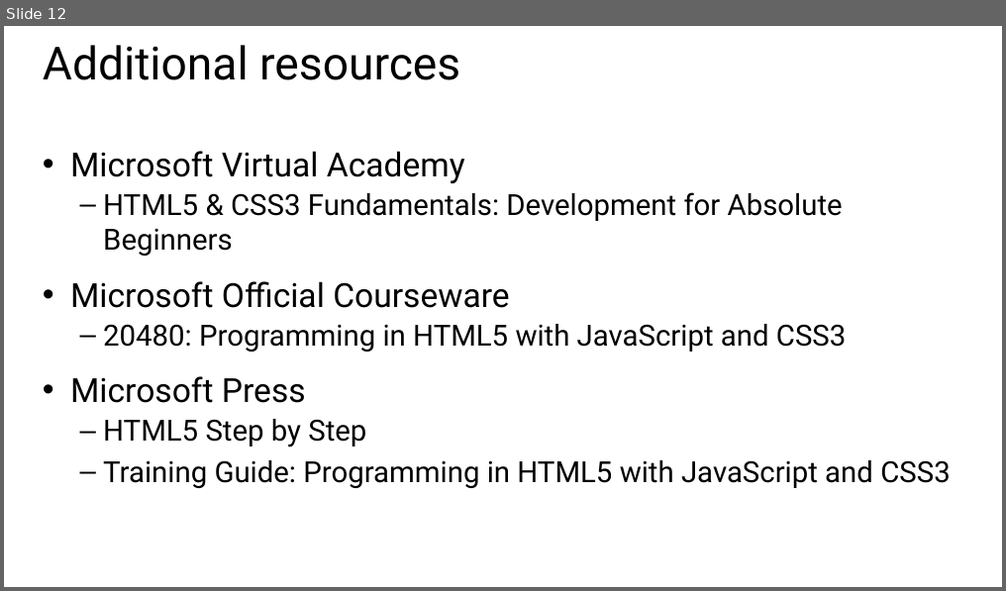
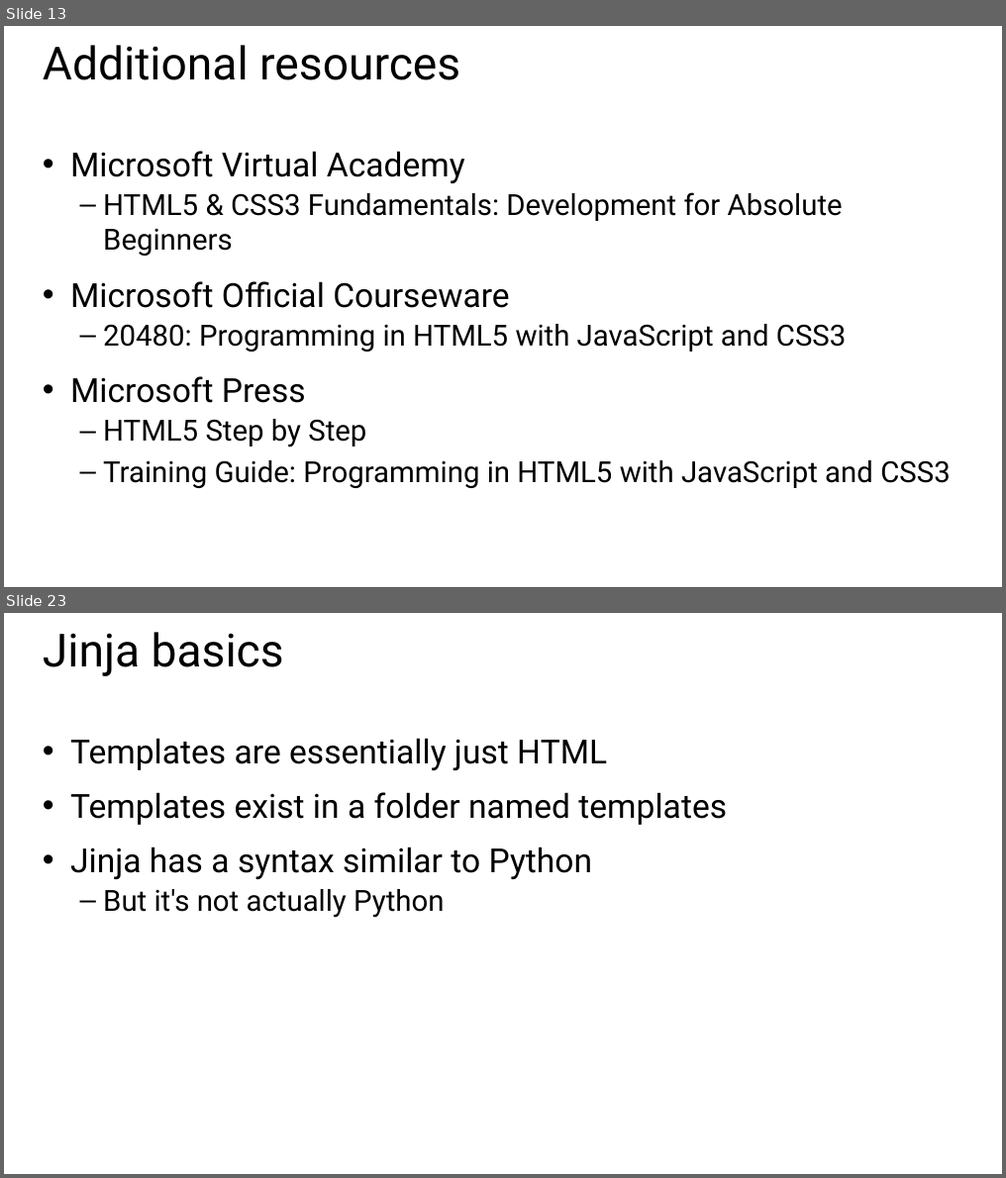
Before and after one commit to GeekTrainer/Flask, a slide deck: Slides/Module 3 - Creating an interface.pptx. Shown one above the other, each under a label of ours: slide 12 before the commit, slides 13 and 23 after it; the slides between them are not shown. The pictures are 1006x591 and 1006x1178 pixels, drawn with LibreOffice and Linux fonts; fonts in the diff are those of the drawing. Boxes give left, top, right and bottom in pixels: in the first picture for what was removed or moved away, otherwise in the second. Text is boxed around its words. In the diff, an @@ line names an element or a change of style, - is before the commit and + after.

```diff
--- a/Slides/Module 3 - Creating an interface.pptx
+++ b/Slides/Module 3 - Creating an interface.pptx
@@ slide 23 added at <box>4,613,1002,1174</box>, background #FFFFFF @@
@@ title added at <box>43,632,284,676</box>, 44 pt, text #000000 @@
+Jinja basics
@@ text added at <box>70,738,727,918</box>, 32 pt, text #000000 @@
+• Templates are essentially just HTML
+• Templates exist in a folder named templates
+• Jinja has a syntax similar to Python
+  – But it's not actually Python
@@ what was slide 12 is now slide 13 @@
```
Also in this commit, not shown: 1 slide changed, 14 other slides added, 3 other files.
